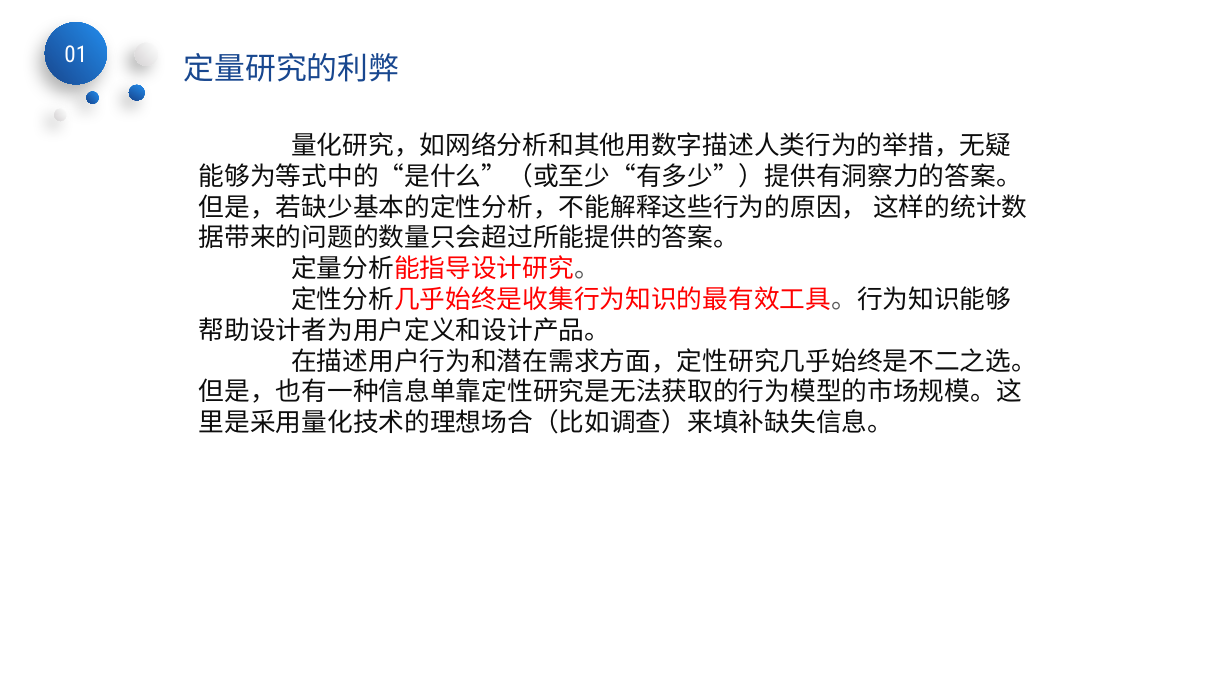
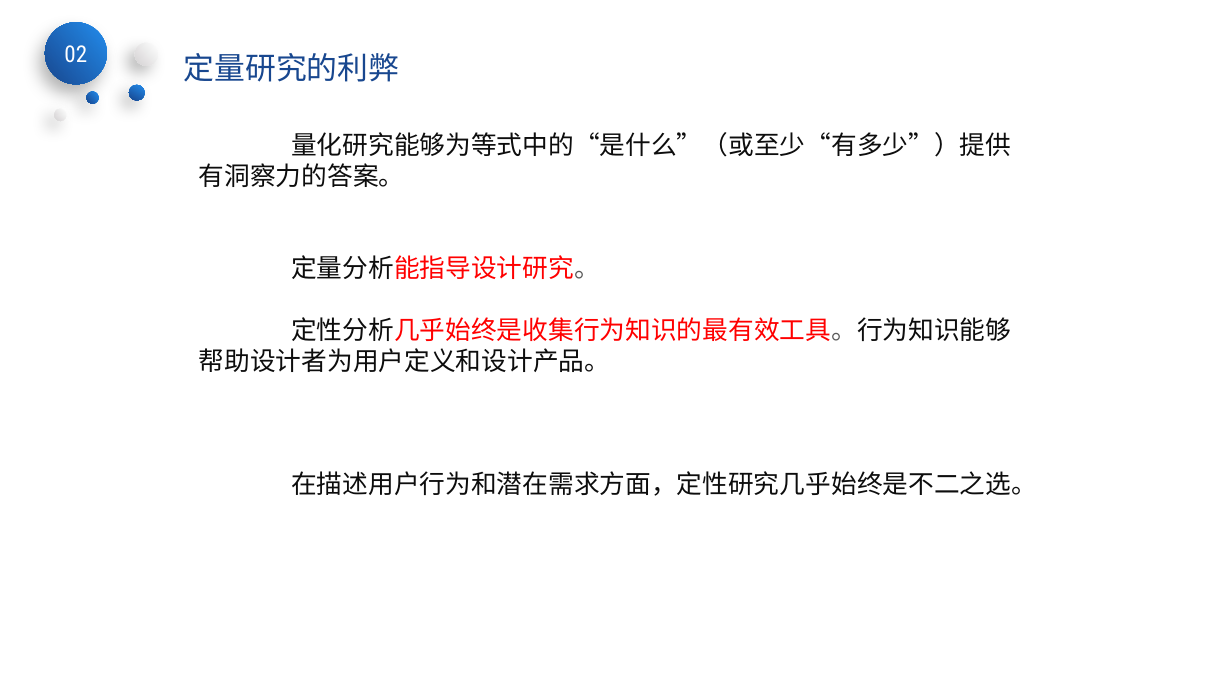
Before and after one commit to SarielX98/PRD2018G14, a slide deck: slide 19 of 受控文档/PPT/PRD2018-G14-界面原型.pptx (slide 7 before the commit). Drawn at 1232x693 pixels with LibreOffice and Linux fonts; fonts in the diff are those of the drawing; background and template pictures are left out. Boxes give left, top, right and bottom in pixels: in the first picture for what was removed or moved away, otherwise in the second. Text is boxed around its words. In the diff, an @@ line names an element or a change of style, - is before the commit and + after.

```diff
--- a/受控文档/PPT/PRD2018-G14-界面原型.pptx
+++ b/受控文档/PPT/PRD2018-G14-界面原型.pptx
@@ text in ellipse at [64,45,87,62]: text changed @@
-01
+02
@@ text at [199,132,1011,187]: text changed @@
-量化研究，如网络分析和其他用数字描述人类行为的举措，无疑能够为等式中的“是什么”（或至少“有多少”）提供有洞察力的答案。但是，若缺少基本的定性分析，不能解释这些行为的原因， 这样的统计数据带来的问题的数量只会超过所能提供的答案。
+量化研究能够为等式中的“是什么”（或至少“有多少”）提供有洞察力的答案。
@@ text at [291,471,1037,496]: text changed @@
-在描述用户行为和潜在需求方面，定性研究几乎始终是不二之选。但是，也有一种信息单靠定性研究是无法获取的行为模型的市场规模。这里是采用量化技术的理想场合（比如调查）来填补缺失信息。
+在描述用户行为和潜在需求方面，定性研究几乎始终是不二之选。
```
Also in this commit, not shown: 18 other slides changed, 24 slides added, 31 slides removed.
